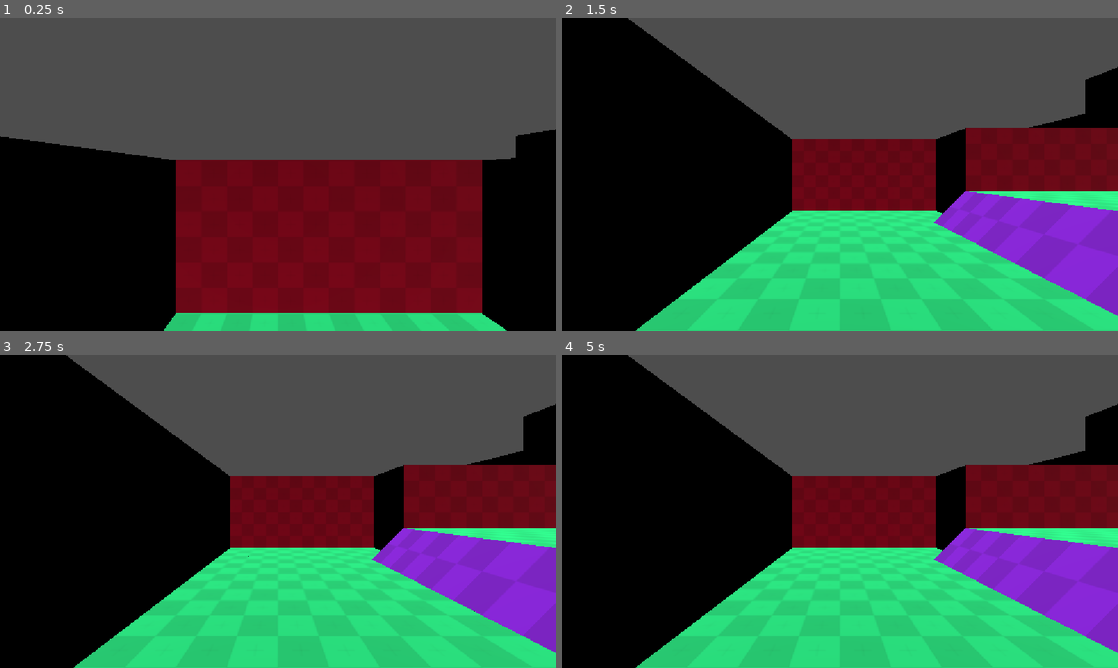
Above: before the commit, frames 1-4 (two rows, left to right).
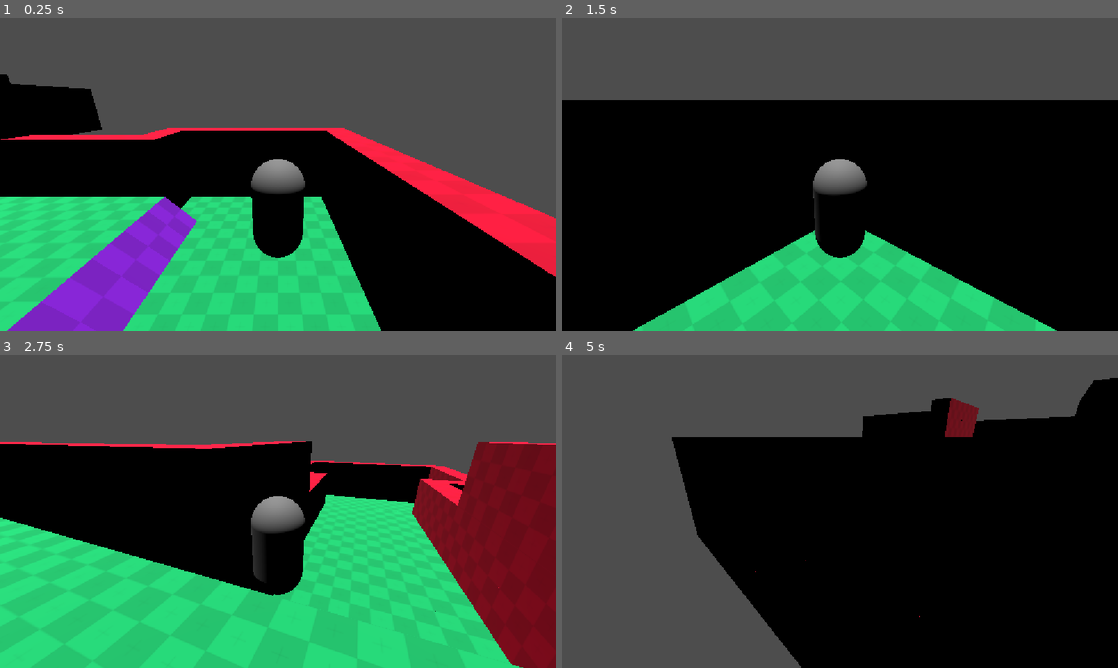
Above: after the commit, the same moments.

Repository: Manzzis/Empanadas-Shaan
Game: Godot game, scene res://Escenas/Nivel layout/layout_level.tscn
Two runs of this game, one before a commit and one after it. Both use one fixed random seed, a clock stepped at 60 frames per second and the inputs below. The project has no main scene, so this scene is started directly.
Inputs:
- Up to frame 1 (0.25 s): no input
- Up to frame 2 (1.5 s): tap Enter at 0.5 s; hold W (Adelante) 0.53-1.28 s; tap D (Girar_der, bound only after the commit) at 0.6, 1.35 s; hold S (Atras) from 1.28 s (still down)
- Up to frame 3 (2.75 s): release S (Atras) at 2.03 s; hold W (Adelante) from 2.03 s (still down); tap D (Girar_der, bound only after the commit) at 2.1 s
- Up to frame 4 (5 s): tap D (Girar_der, bound only after the commit) at 2.85, 3.6, 4.35 s; release W (Adelante) at 3.53 s; hold A (Girar_izq, bound only after the commit) from 3.53 s (still down)

The runs differ from the first frame. In frame 1, 55% of the frame differs, in the area x 0-100%, y 18-100%; in frame 2, 43%; in frame 3, 44%; in frame 4, 74%, in the area x 0-100%, y 0-100%.

Commit message:
Ajustes de movimiento
El personaje ahora puede moverse hacia atrás, hacia adelante y además girar a la izquierda y a la derecha

Diff:
--- a/Empanadas Shaan/Escenas/Personaje/Personaje.tscn
+++ b/Empanadas Shaan/Escenas/Personaje/Personaje.tscn
@@ -6,7 +6,7 @@
 [ext_resource type="Script" uid="uid://jajrp681wwlk" path="res://Scripts/personaje/estados/Caminar.gd" id="3_826hx"]
 [ext_resource type="Script" uid="uid://bnuasv78neeyh" path="res://Scripts/personaje/estados/Correr.gd" id="5_eeicv"]
 [ext_resource type="Script" uid="uid://nba0mwfv3vij" path="res://Scripts/personaje/estados/Saltar.gd" id="6_o5v03"]
-[ext_resource type="Script" uid="uid://bov0nengtvhpr" path="res://Scripts/personaje/estados/Gridear.gd" id="7_ub08g"]
+[ext_resource type="Script" uid="uid://bov0nengtvhpr" path="res://Scripts/personaje/estados/Grindear.gd" id="7_ub08g"]
 [ext_resource type="Script" uid="uid://p6vclpyadyts" path="res://Scripts/personaje/estados/Caer.gd" id="8_ifi3h"]
 [ext_resource type="Script" uid="uid://dobtau1pijtnf" path="res://Scripts/personaje/estados/Aterrizar.gd" id="9_n2fm8"]
 [ext_resource type="Script" uid="uid://cb0h1h7wp4l4v" path="res://Scripts/personaje/estados/Morir.gd" id="10_uhqjo"]
@@ -48,7 +48,7 @@
 [node name="Saltar" type="Node" parent="maquina_de_estados" unique_id=1027377821]
 script = ExtResource("6_o5v03")
 
-[node name="Gridear" type="Node" parent="maquina_de_estados" unique_id=304778413]
+[node name="Grindear" type="Node" parent="maquina_de_estados" unique_id=304778413]
 script = ExtResource("7_ub08g")
 
 [node name="Caer" type="Node" parent="maquina_de_estados" unique_id=2030737829]
@@ -61,4 +61,4 @@
 script = ExtResource("10_uhqjo")
 
 [node name="Camera3D" type="Camera3D" parent="." unique_id=823356304]
-transform = Transform3D(1, 0, 0, 0, 1, 0, 0, 0, 1, 0, 0.52853537, 0)
+transform = Transform3D(-1, 2.990035e-08, -8.2150535e-08, 0, 0.9396926, 0.34202012, 8.742278e-08, 0.34202012, -0.9396926, 0, 2, -3.5)
--- a/Empanadas Shaan/Scripts/Resources/Resources originales/estados_jugador.gd
+++ b/Empanadas Shaan/Scripts/Resources/Resources originales/estados_jugador.gd
@@ -9,7 +9,7 @@
 const Caminar : String = "Caminar"
 const Correr : String = "Correr"
 const Saltar : String = "Saltar"
-const Gridear : String = "Gridear"
+const Grindear : String = "Grindear"
 const Caer : String = "Caer"
 const Aterrizar : String = "Aterrizar"
 const Morir : String = "Morir"
--- a/Empanadas Shaan/Scripts/personaje/Script de personaje/jugador.gd
+++ b/Empanadas Shaan/Scripts/personaje/Script de personaje/jugador.gd
@@ -1,15 +1,30 @@
 class_name Jugador extends CharacterBody3D
-#SCRIPT DEL PERSONAJE PRINCIPAL
+#script del personaje principal
+
+#estados del jugador
+var estados : Estados_jugador_resource = Estados_jugador_resource.new()
+
+#estadísticas del jugador
+@export var velocidad : float = 100.0
+@export var aceleracion : float = 30.0
+@export var friccion : float = 5.0
+
+# Velocidad de giro
+@export var velocidad_giro : float = 3.0
 
 
-#Estados del jugador
-var estados : Estados_jugador_resource = Estados_jugador_resource.new()
+var direccion_delantera : bool = false
 
-
-#Estadísticas del jugador
-@export var velocidad : float = 100.0
-@export var aceleracion : float = 30
-@export var friccion : float = 5.0
 
 func _physics_process(delta: float) -> void:
 	move_and_slide()
+	girar(delta)
+
+
+func girar(delta: float) -> void:
+	var direccion_giro := Input.get_axis("Girar_der", "Girar_izq")
+
+	if direccion_giro == 0:
+		return
+
+	rotation.y += direccion_giro * velocidad_giro * delta
--- a/Empanadas Shaan/Scripts/personaje/estados/Caminar.gd
+++ b/Empanadas Shaan/Scripts/personaje/estados/Caminar.gd
@@ -1,20 +1,65 @@
 extends Estados_de_jugador
-#Lógica del estado de Caminar
+# Lógica del estado de Caminar
+
+var direccion : int
+
 
 func on_process(delta: float) -> void:
-	pass
+	if jugador.direccion_delantera:
+		direccion = 1
+	else:
+		direccion = -1
+
 
 func on_physics_process(delta: float) -> void:
 	handle_gravity(delta)
 
-	jugador.velocity.z = move_toward(jugador.velocity.z,jugador.velocidad,jugador.aceleracion * delta)
+	# Dirección hacia adelante del jugador
+	var adelante := jugador.transform.basis.z
+
+	# Dirección objetivo
+	var velocidad_objetivo := adelante * jugador.velocidad * direccion
+
+	# Aceleración hacia esa dirección
+	jugador.velocity.x = move_toward(
+		jugador.velocity.x,
+		velocidad_objetivo.x,
+		jugador.aceleracion * delta
+	)
+
+	jugador.velocity.z = move_toward(
+		jugador.velocity.z,
+		velocidad_objetivo.z,
+		jugador.aceleracion * delta
+	)
+
+	jugador.girar(delta)
+
 
 func on_input(event: InputEvent) -> void:
 	pass
 
+
 func on_unhandled_input(event: InputEvent) -> void:
-	if event.is_action_released("Adelante"):
-		mi_maquina_de_estados.cambiar_a(jugador.estados.Idle)
+
+	# Cambiar dirección mientras caminamos
+
+	if event.is_action_pressed("Adelante"):
+		jugador.direccion_delantera = true
+
+	if event.is_action_pressed("Atras"):
+		jugador.direccion_delantera = false
+
+
+	# Dejar de caminar
+
+	if jugador.direccion_delantera:
+		if event.is_action_released("Adelante"):
+			mi_maquina_de_estados.cambiar_a(jugador.estados.Idle)
+	else:
+		if event.is_action_released("Atras"):
+			mi_maquina_de_estados.cambiar_a(jugador.estados.Idle)
+
 
 func on_unhandled_key_input(event: InputEvent) -> void:
 	pass
--- a/Empanadas Shaan/Scripts/personaje/estados/Idle.gd
+++ b/Empanadas Shaan/Scripts/personaje/estados/Idle.gd
@@ -27,6 +27,11 @@
 func on_unhandled_input(event: InputEvent) -> void:
 	if event.is_action_pressed("Adelante"):
 		mi_maquina_de_estados.cambiar_a(jugador.estados.Caminar)
+		jugador.direccion_delantera = true
+
+	if event.is_action_pressed("Atras"):
+		mi_maquina_de_estados.cambiar_a(jugador.estados.Caminar)
+		jugador.direccion_delantera = false
 
 func on_unhandled_key_input(event: InputEvent) -> void:
 	pass
--- a/Empanadas Shaan/project.godot
+++ b/Empanadas Shaan/project.godot
@@ -31,9 +31,14 @@
 "events": [Object(InputEventKey,"resource_local_to_scene":false,"resource_name":"","device":-1,"window_id":0,"alt_press …(192 unchanged characters)…
 ]
 }
-"girar izq"={
+Girar_izq={
 "deadzone": 0.2,
 "events": [Object(InputEventKey,"resource_local_to_scene":false,"resource_name":"","device":-1,"window_id":0,"alt_press …(191 unchanged characters)…
+]
+}
+Girar_der={
+"deadzone": 0.2,
+"events": [Object(InputEventKey,"resource_local_to_scene":false,"resource_name":"","device":-1,"window_id":0,"alt_pressed":false,"shift_pressed":false,"ctrl_pressed":false,"meta_pressed":false,"pressed":false,"keycode":0,"physical_keycode":68,"key_label":0,"unicode":100,"location":0,"echo":false,"script":null)
 ]
 }
 
Renamed: Empanadas Shaan/Scripts/personaje/estados/Gridear.gd -> Empanadas Shaan/Scripts/personaje/estados/Grindear.gd
Renamed: Empanadas Shaan/Scripts/personaje/estados/Gridear.gd.uid -> Empanadas Shaan/Scripts/personaje/estados/Grindear.gd.uid
